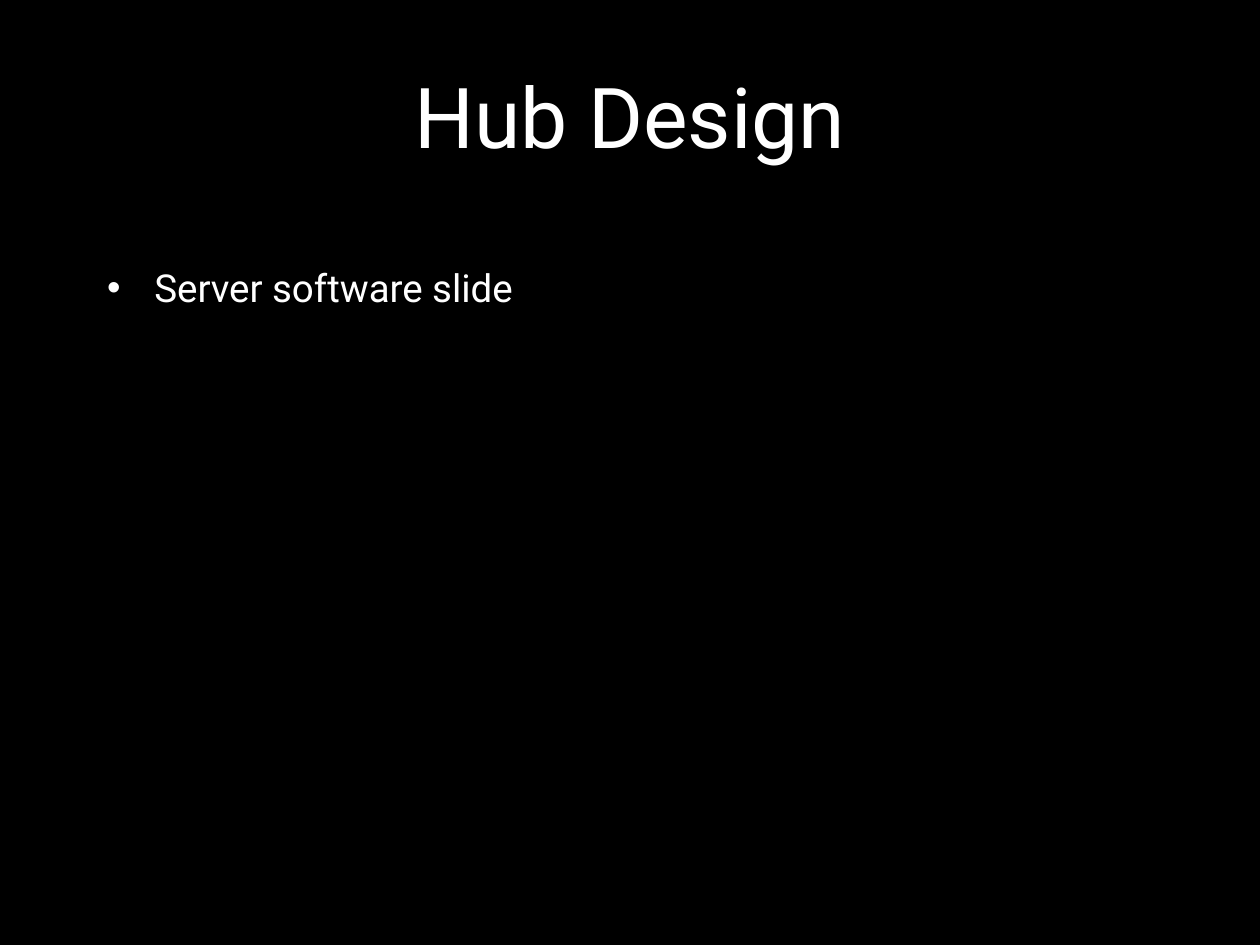
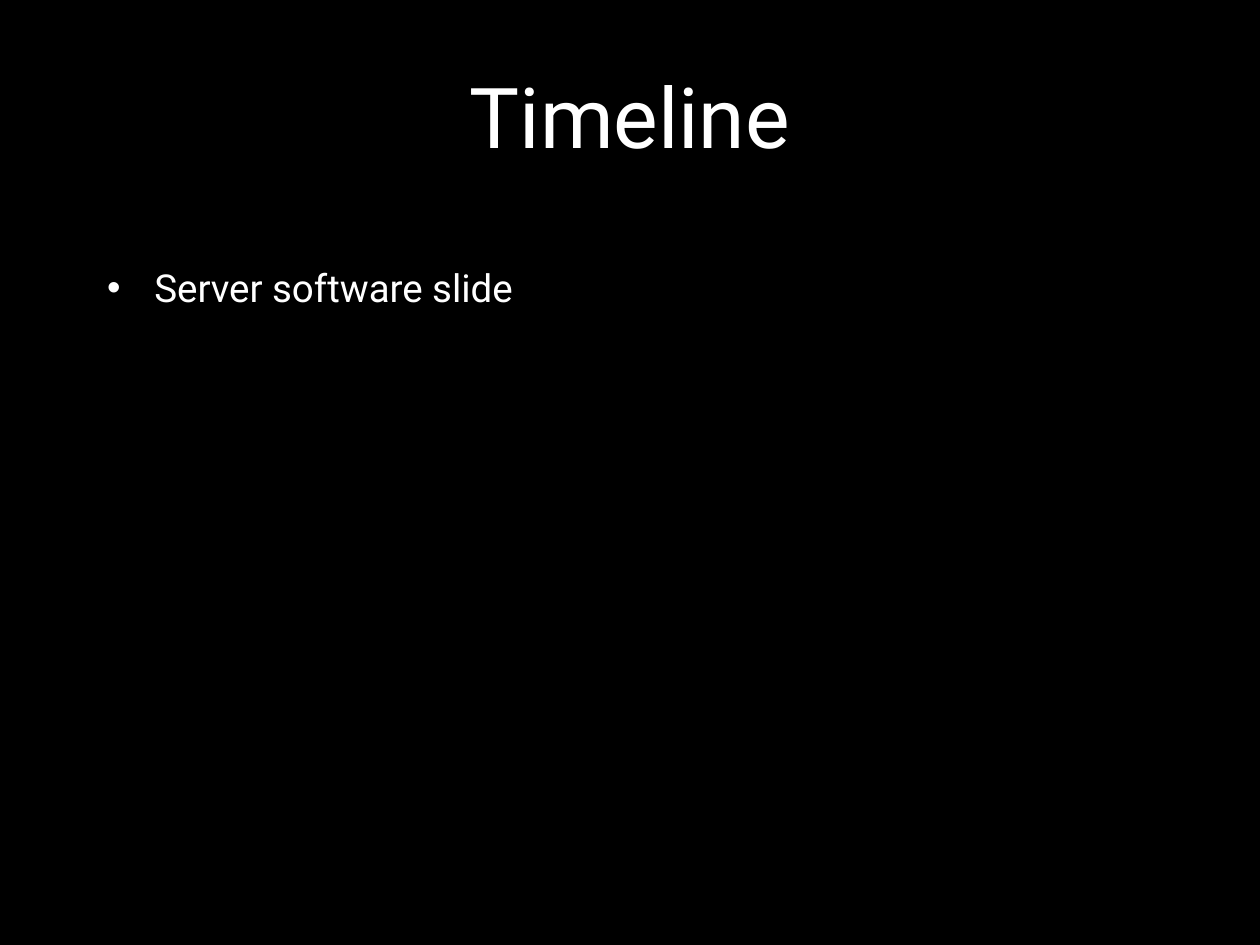
Before and after one commit to cojoigo/Capstone, a slide deck: slide 4 of Presentation.pptx. Drawn at 1260x945 pixels with LibreOffice and Linux fonts; fonts in the diff are those of the drawing; background and template pictures are left out. Boxes give left, top, right and bottom in pixels: in the first picture for what was removed or moved away, otherwise in the second. Text is boxed around its words. In the diff, an @@ line names an element or a change of style, - is before the commit and + after.

Commit message:
Changed some slide titles to match up to what the presentation will be

```diff
--- a/Presentation.pptx
+++ b/Presentation.pptx
@@ title at bbox=[470, 85, 790, 149]: text changed @@
-Hub Design
+Timeline
```
Also in this commit, not shown: 1 other slide changed, 1 slide added, 1 slide removed.
